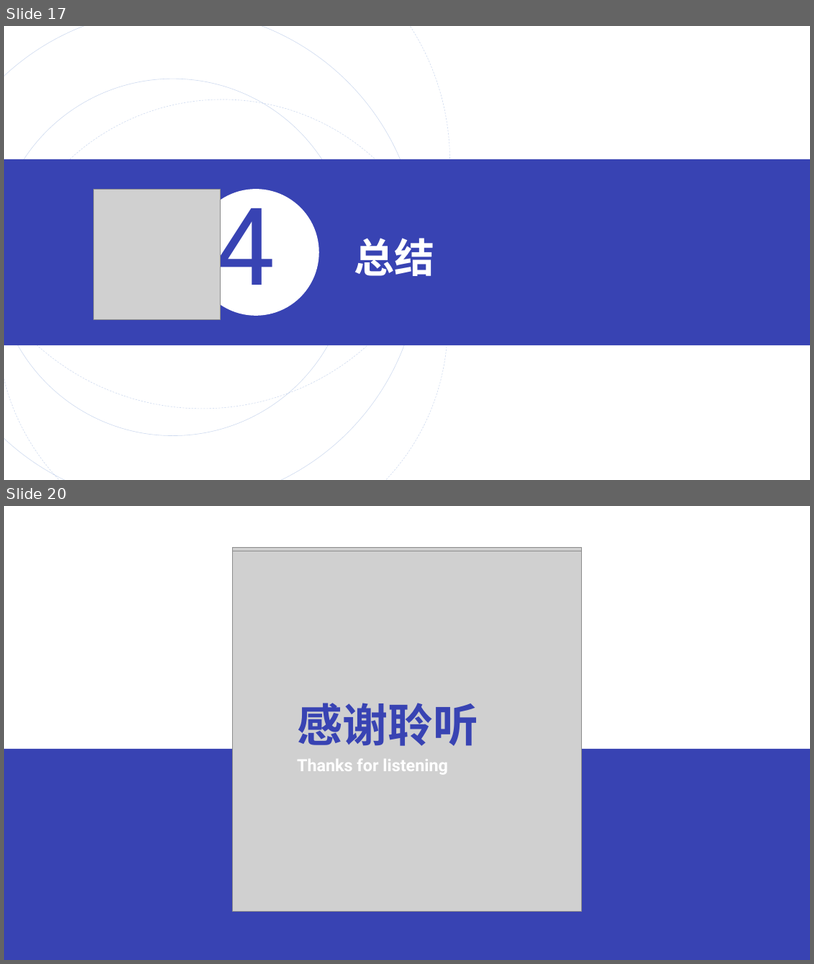
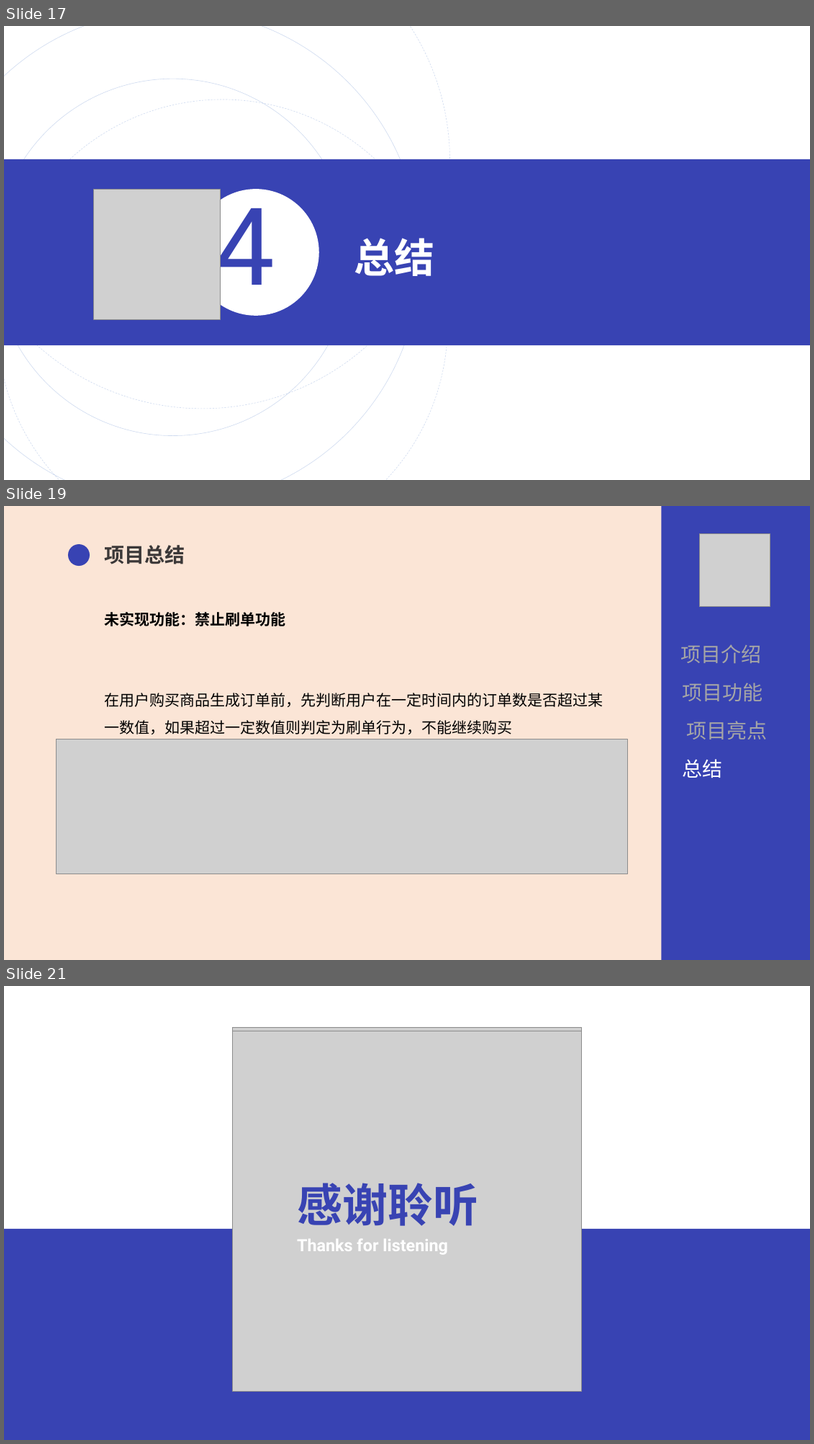
Before and after one commit to sunsetsouol/qg, a slide deck: ShoppingManagement/QG汇报尹俊标.pptx. Shown one above the other, each under a label of ours: slides 17 and 20 before the commit, slides 17, 19 and 21 after it; the slides between them are not shown. The pictures are 814x964 and 814x1444 pixels, drawn with LibreOffice and Linux fonts; fonts in the diff are those of the drawing; grey boxes stand for pictures. Boxes give left, top, right and bottom in pixels: in the first picture for what was removed or moved away, otherwise in the second. Text is boxed around its words. In the diff, an @@ line names an element or a change of style, - is before the commit and + after.

```diff
--- a/ShoppingManagement/QG汇报尹俊标.pptx
+++ b/ShoppingManagement/QG汇报尹俊标.pptx
@@ slide 19 added at [4, 506, 810, 960], background #FBE5D6 @@
@@ rectangle added at [661, 506, 810, 960], fill #3843B3 @@
@@ ellipse added at [68, 544, 90, 566], fill #3843B3 @@
@@ text added at [104, 545, 185, 564], 24 pt, text #3B3838, bold @@
+项目总结
@@ picture added at [700, 534, 771, 607] @@
@@ text added at [104, 612, 286, 626], 18 pt, text #000000, bold @@
+未实现功能：禁止刷单功能
@@ text added at [682, 645, 762, 663], 24 pt, text #A6A6A6 @@
+项目介绍
@@ text added at [104, 692, 603, 734], 18 pt, text #000000 @@
+在用户购买商品生成订单前，先判断用户在一定时间内的订单数是否超过某一数值，如果超过一定数值则判定为刷单行为，不能继续购买
@@ text added at [683, 682, 764, 701], 24 pt, text #A6A6A6 @@
+项目功能
@@ text added at [687, 721, 768, 739], 24 pt, text #A6A6A6 @@
+项目亮点
@@ picture added at [57, 739, 628, 873] @@
@@ text added at [683, 759, 723, 778], 24 pt, text #FFFFFF @@
+总结
@@ what was slide 20 is now slide 21 @@
```
Also in this commit, not shown: 14 slides changed, 5 other files.
